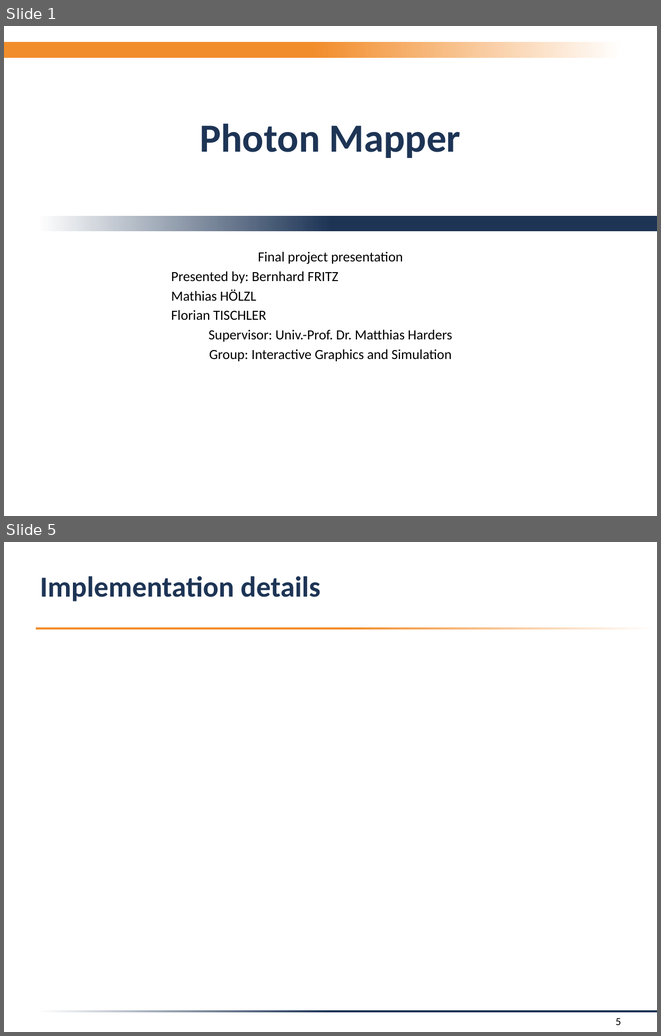
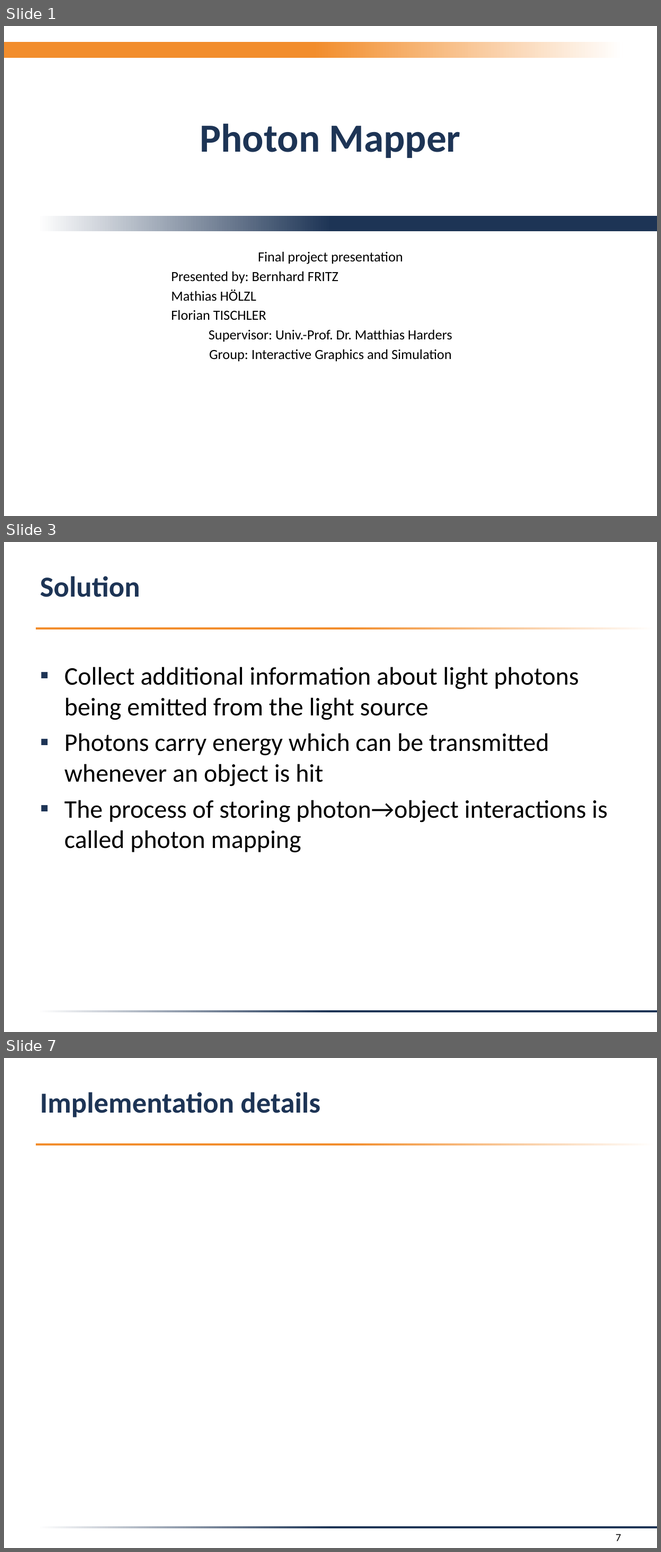
Before and after one commit to f-tischler/FortgeschritteneComputergrafik, a slide deck: Präsentation/presentation.pptx. Shown one above the other, each under a label of ours: slides 1 and 5 before the commit, slides 1, 3 and 7 after it; the slides between them are not shown. The pictures are 661x1036 and 661x1552 pixels, drawn with LibreOffice and Linux fonts; fonts in the diff are those of the drawing; background and template pictures are left out. Boxes give left, top, right and bottom in pixels: in the first picture for what was removed or moved away, otherwise in the second. Text is boxed around its words. In the diff, an @@ line names an element or a change of style, - is before the commit and + after.

```diff
--- a/Präsentation/presentation.pptx
+++ b/Präsentation/presentation.pptx
@@ slide 3 added at (4,542,657,1032), background #FFFFFF; not listed: 2 template elements that a slide beside it also shows @@
@@ title added at (40,576,140,597), 32 pt, text #1D3455, bold @@
+Solution
@@ text added at (64,667,608,853), 28 pt, text #000000 @@
+▪ Collect additional information about light photons being emitted from the light source
+▪ Photons carry energy which can be transmitted whenever an object is hit
+▪ The process of storing photon→object interactions is called photon mapping
@@ what was slide 5 is now slide 7 @@
@@ page number at (616,1534,621,1541): text changed @@
-5
+7
```
Also in this commit, not shown: 3 slides changed, 3 other slides added, 2 slides removed, 3 other files.
